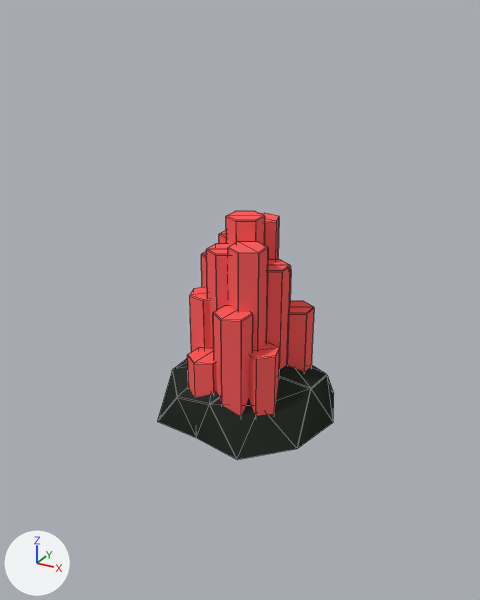
The Blender file Assets/Models/RoomObjects/Mineral/Catalyst.blend: old version first, new version second.
Both versions are drawn from a camera (50 mm lens) standing at (0.882, -1.667, 1.206) and looking at (-0.014, -0.039, 0.392). The axes (+X, +Y, +Z) are drawn at lower left. The lights are the same throughout. Mesh edges are drawn as thin lines.

In view in the first picture: 'Catalyst', 'Catalyst.003'.
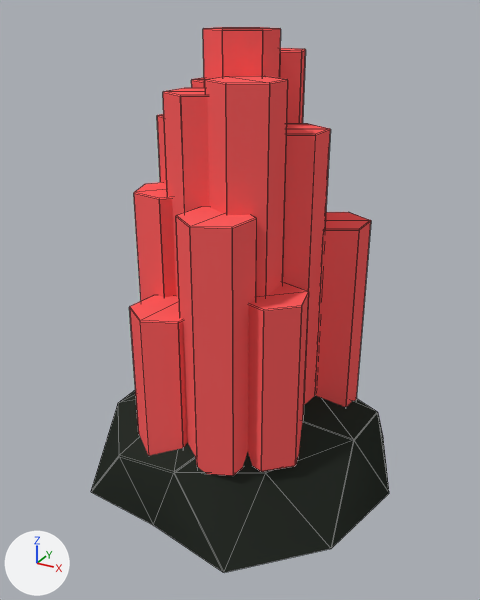
Boxes [x1, y1, x2, y2] around the edits, measured in the pictures (480 x 600 px):
'Catalyst', reshaped, moved, turned: before [187, 211, 314, 416]; after [129, 27, 371, 476]
'Rock', added (black): after [91, 390, 389, 573]
'Catalyst.003', deleted (black): before [158, 359, 334, 460]

The change, as a list of edits to the scene's bpy script:
```text
Change me_circle:
    where me_circle.from_pydata(...)  # 192 vertices, 160 faces; spans x -0.158..0.173, y -0.228..0.22, z 0.0..0.651
    used by ob_catalyst; location = (0.0, 0.0, 0.0)
    me_circle part 1: the whole mesh is multiplied about its middle by the matrix ((1.774, 0.0, 0.0), (0.0, 0.0, 1.774), (0.0, -1.774, 0.0)), then moved by (0.007, 0.578, -0.325)
Add me_circle_005_1:
    me_circle_005_1.from_pydata(...)  # 26 vertices, 40 faces; spans x -0.171..0.353, y -0.326..0.495, z -0.498..0.469
    me_circle_005_1.polygons.foreach_set('use_smooth', [True] * 40)
    me_circle_005_1.materials.append(mat_rock)  # black #2b302a
Remove ob_catalyst_003:
    ob_catalyst_003 = bpy.data.objects.new('Catalyst.003', me_circle_005)
    ob_catalyst_003.location = (0.0, 0.0, 0.0)
    ob_catalyst_003.rotation_euler = (0.0, 0.0, -2.078)  # degrees (0, 0, -119)
    ob_catalyst_003.scale = (1.22, 1.07, 0.995)
    _m = ob_catalyst_003.modifiers.new('Bevel', 'BEVEL')
    _m.width = 0.003
    _m.width_pct = 0.003
    _m.offset_type = 'WIDTH'
    _m.spread = 0.0
Change ob_catalyst:
    ob_catalyst.location: (0.0, 0.0, 0.0) -> (-0.001, -0.007, 0.007)
    ob_catalyst.rotation_euler: (0.0, 0.0, 0.0) -> (1.571, 0.0, 0.0)  # degrees (0, 0, 0) -> degrees (90, 0, 0)
Add ob_rock:
    ob_rock = bpy.data.objects.new('Rock', me_circle_005_1)
    ob_rock.location = (-0.001, -0.007, 0.007)
    ob_rock.rotation_euler = (-1.571, 1.063, -3.142)  # degrees (-90, 61, -180)
    ob_rock.scale = (1.22, 1.07, 0.995)
    _m = ob_rock.modifiers.new('Bevel', 'BEVEL')
    _m.width = 0.003
    _m.width_pct = 0.003
    _m.offset_type = 'WIDTH'
    _m.spread = 0.0
```
